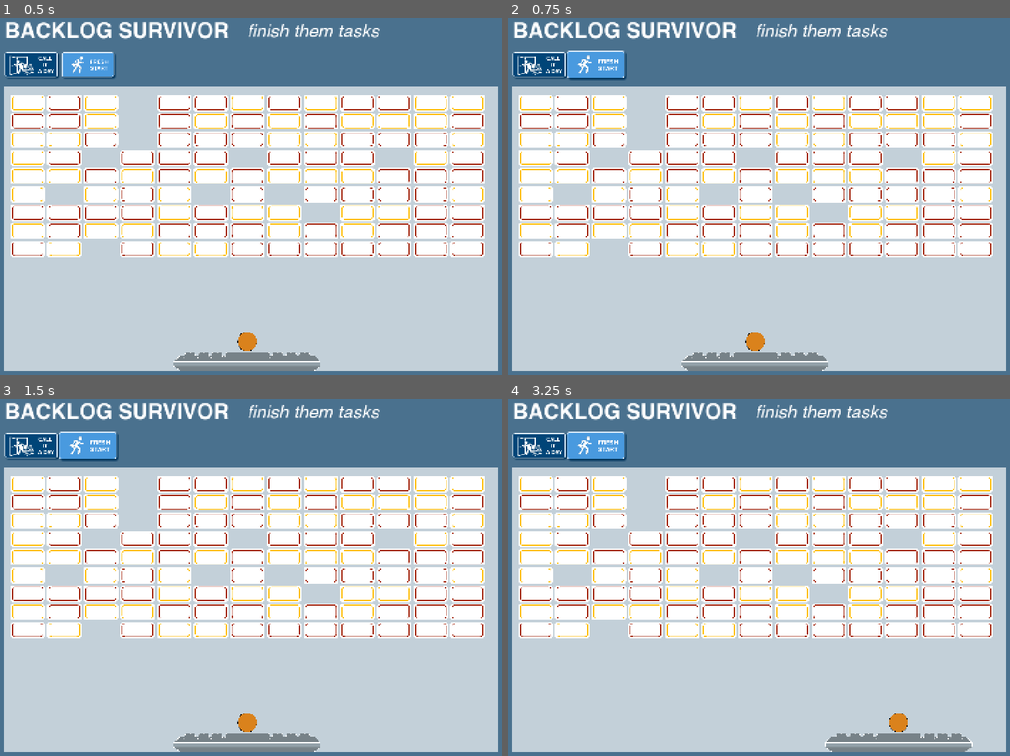
Above: before the commit, frames 1-4 (two rows, left to right).
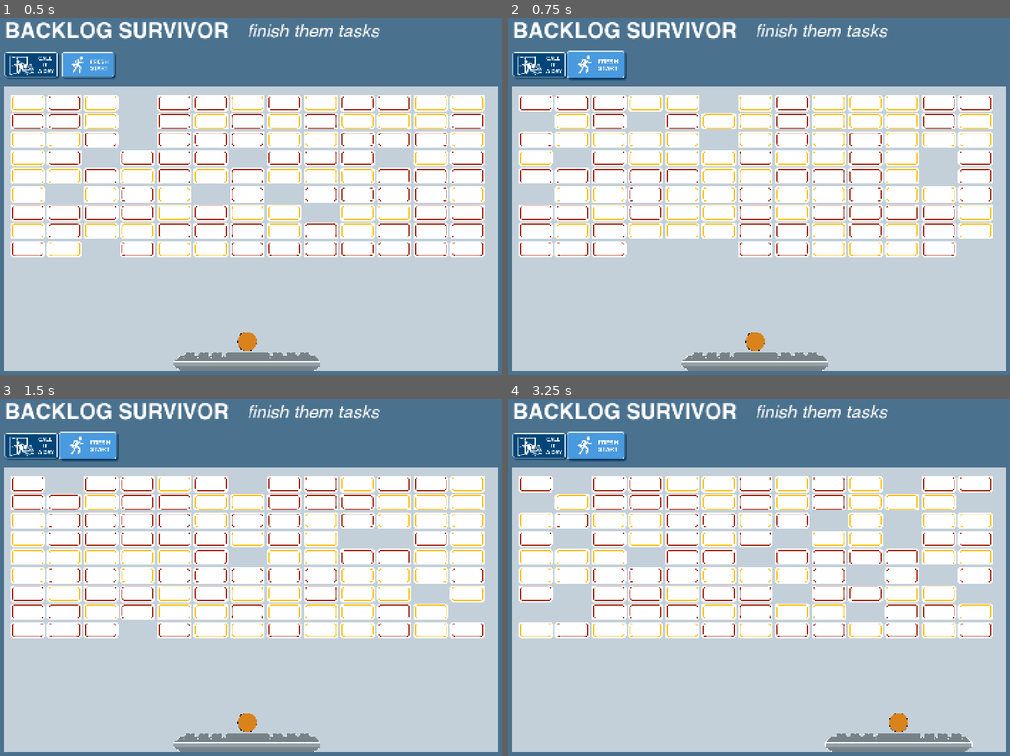
Above: after the commit, the same moments.

Repository: grkovalev/office-game
Game: Godot game, scene res://backlogarkanoid.tscn
Same seed, same stepped clock (60 frames per second), same inputs: the game is played once before the commit and once after it. This scene is started directly instead of the project's main scene.
Inputs (mouse positions are in pixels of both pictures, inside the frame that each line leads up to):
- Up to frame 1 (0.5 s): no input
- Up to frame 2 (0.75 s): click (598, 67) at 0.5 s
- Up to frame 3 (1.5 s): click (90, 448) at 1.25 s
- Up to frame 4 (3.25 s): click (598, 448) at 2 s; tap Enter at 2.75 s; move the mouse to (869, 556) at 2.77 s; hold Right (ui_right) from 2.78 s (still down); tap R at 2.85 s; click (869, 556) at 2.92 s; tap Space at 3.02 s

Frame 1 is identical in both runs. In frame 2, 8.6% of the frame differs, in the area x 2-97%, y 21-68%; in frame 3, 6.8%; in frame 4, 10%.

Commit message:
exit and restart buttons working behaviour

Diff:
--- a/ball_char.gd
+++ b/ball_char.gd
@@ -42,6 +42,12 @@
 	current_speed = ball_speed
 	collision_mask = 1
 
+	_stick_to_paddle()
+
+func reset_ball() -> void:
+	attached = true
+	current_speed = ball_speed
+	velocity = Vector2.ZERO
 	_stick_to_paddle()
 
 func _physics_process(delta: float) -> void:
--- a/main_backlogarkanoid.gd
+++ b/main_backlogarkanoid.gd
@@ -4,14 +4,22 @@
 
 @onready var paddle: CharacterBody2D = $player/playctrl/play_char
 @onready var paddle_coll: CollisionShape2D = $player/playctrl/play_char/play_coll
-
 @onready var tiles: TextureRect = $bg/bg_tiles
+@onready var exitbtn: TextureButton = $exitbtn
+@onready var restartbtn: TextureButton = $restartbtn
+@onready var grid: Node2D = $env/grid
+@onready var ball_char: CharacterBody2D = $ball/ballctrl/ball_char
+@onready var player_ctrl: Node2D = $player/playctrl
 
 var paddle_half_width: float
 var paddle_half_height: float
 var bounds_rect: Rect2
+var _initial_player_position: Vector2
 
 func _ready() -> void:
+	_initial_player_position = player_ctrl.position
+	exitbtn.pressed.connect(_on_exitbtn_pressed)
+	restartbtn.pressed.connect(_on_restartbtn_pressed)
 	var paddle_shape := paddle_coll.shape as RectangleShape2D
 	paddle_half_width = 0.5 * paddle_shape.size.x * paddle_coll.global_scale.x
 	paddle_half_height = 0.5 * paddle_shape.size.y * paddle_coll.global_scale.y
@@ -43,3 +51,17 @@
 	var right_limit := bounds_rect.position.x + bounds_rect.size.x - paddle_half_width
 	p.x = clamp(p.x, left_limit, right_limit)
 	paddle.global_position = p
+
+func _on_exitbtn_pressed() -> void:
+	queue_free()
+
+func _on_restartbtn_pressed() -> void:
+	_restart_game()
+
+func _restart_game() -> void:
+	if grid != null and grid.has_method("generate_grid"):
+		grid.generate_grid()
+	if ball_char != null and ball_char.has_method("reset_ball"):
+		ball_char.reset_ball()
+	if player_ctrl != null:
+		player_ctrl.position = _initial_player_position
